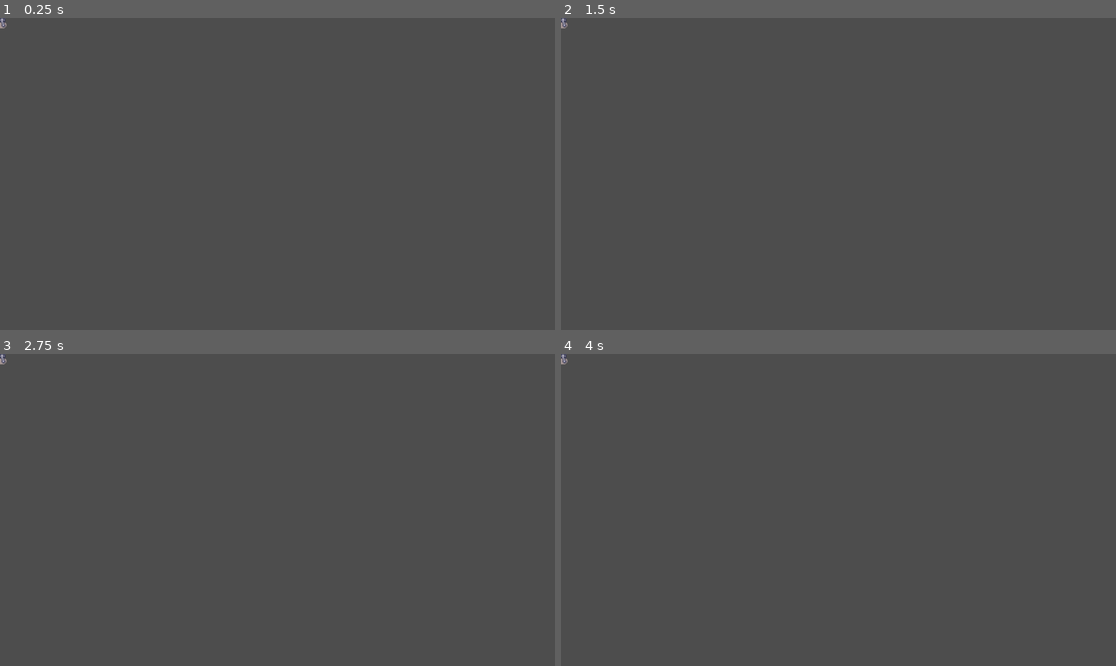
Above: before the commit, frames 1-4 (two rows, left to right).
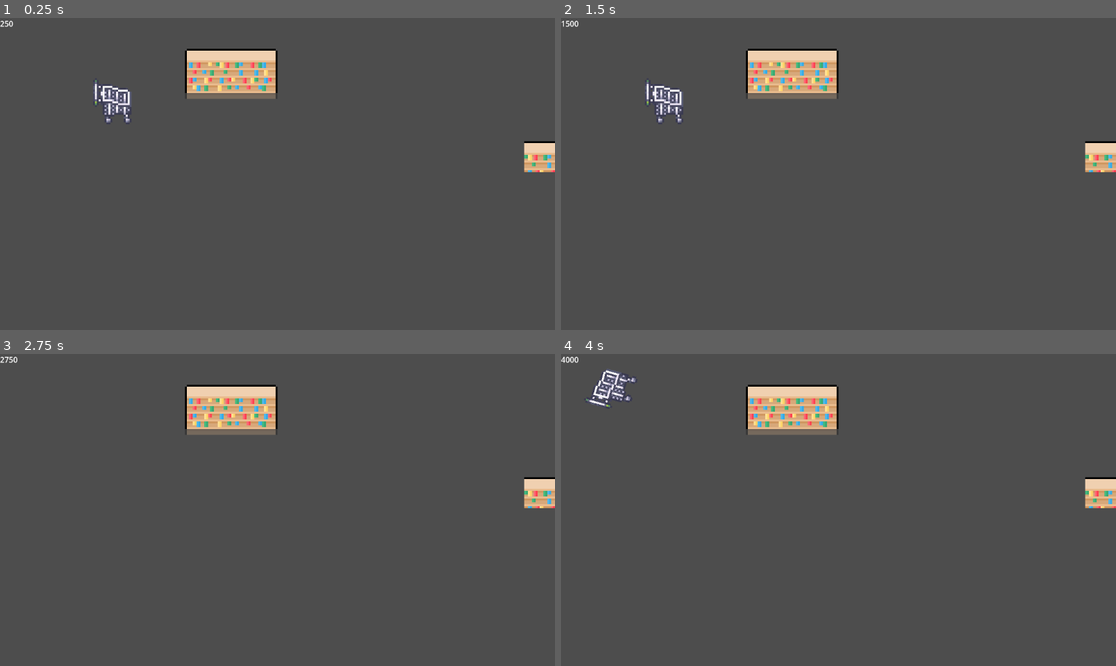
Above: after the commit, the same moments.

Repository: LaterNerds/Shopping-Fever
Game: Godot game, scene res://main.tscn
Two runs of this game, one before a commit and one after it. Both use one fixed random seed, a clock stepped at 60 frames per second and the inputs below. Before the commit the project starts from res://player.tscn.
Inputs:
- Up to frame 1 (0.25 s): no input
- Up to frame 2 (1.5 s): tap Enter at 0.5 s; hold Right (ui_right) 0.53-1.28 s; hold Down (ui_down) from 1.28 s (still down)
- Up to frame 3 (2.75 s): release Down (ui_down) at 2.03 s; hold Right (ui_right) from 2.03 s (still down)
- Up to frame 4 (4 s): release Right (ui_right) at 2.78 s; hold Up (ui_up) 2.78-3.53 s; hold Left (ui_left) from 3.53 s (still down)

The runs differ from the first frame. In frame 1, 3.7% of the frame differs, in the area x 0-100%, y 0-50%; in frame 2, 3.7%; in frame 3, 3.3%; in frame 4, 3.7%.

Commit message:
Finished character added toilet paper score and started tilemap

Diff:
--- a/main.tscn
+++ b/main.tscn
@@ -1,9 +1,102 @@
-[gd_scene load_steps=2 format=3 uid="uid://c7l44jw8sgxaj"]
+[gd_scene load_steps=7 format=3 uid="uid://c7l44jw8sgxaj"]
 
 [ext_resource type="PackedScene" uid="uid://d1q3cybc6221n" path="res://player.tscn" id="1_fmhl6"]
+[ext_resource type="PackedScene" uid="uid://c6him0ko0ctas" path="res://paper.tscn" id="2_o2xui"]
+[ext_resource type="Script" path="res://score.gd" id="3_u5hn7"]
+[ext_resource type="Texture2D" uid="uid://bjgx1udo5e1y4" path="res://MarketSet_Tileset.png" id="4_m08uq"]
+
+[sub_resource type="TileSetAtlasSource" id="TileSetAtlasSource_pf8oo"]
+texture = ExtResource("4_m08uq")
+0:0/0 = 0
+1:0/0 = 0
+2:0/0 = 0
+3:0/0 = 0
+4:0/0 = 0
+5:0/0 = 0
+6:0/0 = 0
+0:1/0 = 0
+1:1/0 = 0
+2:1/0 = 0
+3:1/0 = 0
+4:1/0 = 0
+5:1/0 = 0
+6:1/0 = 0
+0:2/0 = 0
+1:2/0 = 0
+2:2/0 = 0
+3:2/0 = 0
+4:2/0 = 0
+5:2/0 = 0
+6:2/0 = 0
+0:3/0 = 0
+1:3/0 = 0
+2:3/0 = 0
+3:3/0 = 0
+4:3/0 = 0
+5:3/0 = 0
+6:3/0 = 0
+0:4/0 = 0
+1:4/0 = 0
+2:4/0 = 0
+3:4/0 = 0
+4:4/0 = 0
+5:4/0 = 0
+6:4/0 = 0
+0:5/0 = 0
+1:5/0 = 0
+2:5/0 = 0
+3:5/0 = 0
+4:5/0 = 0
+5:5/0 = 0
+6:5/0 = 0
+0:6/0 = 0
+1:6/0 = 0
+2:6/0 = 0
+3:6/0 = 0
+4:6/0 = 0
+5:6/0 = 0
+6:6/0 = 0
+0:7/0 = 0
+1:7/0 = 0
+2:7/0 = 0
+3:7/0 = 0
+4:7/0 = 0
+5:7/0 = 0
+6:7/0 = 0
+0:8/0 = 0
+1:8/0 = 0
+2:8/0 = 0
+3:8/0 = 0
+4:8/0 = 0
+5:8/0 = 0
+6:8/0 = 0
+0:9/0 = 0
+1:9/0 = 0
+2:9/0 = 0
+3:9/0 = 0
+4:9/0 = 0
+5:9/0 = 0
+6:9/0 = 0
+
+[sub_resource type="TileSet" id="TileSet_qqa3a"]
+sources/0 = SubResource("TileSetAtlasSource_pf8oo")
 
 [node name="Node2D" type="Node2D"]
 
-[node name="CharacterBody2D" parent="." instance=ExtResource("1_fmhl6")]
+[node name="player" parent="." instance=ExtResource("1_fmhl6")]
 texture_filter = 1
 position = Vector2(250, 182)
+
+[node name="paper" parent="." instance=ExtResource("2_o2xui")]
+
+[node name="score" type="Label" parent="."]
+offset_right = 40.0
+offset_bottom = 23.0
+script = ExtResource("3_u5hn7")
+
+[node name="TileMap" type="TileMap" parent="."]
+texture_filter = 1
+scale = Vector2(4, 4)
+tile_set = SubResource("TileSet_qqa3a")
+format = 2
+layer_0/tile_data = PackedInt32Array(262161, 262144, 2, 65542, 196608, 2, 131078, 196608, 3, 65543, 262144, 2, 131079, 262144, 3, 65544, 327680, 2, 131080, 327680, 3)
--- /dev/null
+++ b/paper.gd
@@ -0,0 +1,5 @@
+extends StaticBody2D
+
+func _on_area_2d_area_entered(area):
+	queue_free()
+	get_node("../score").add_score(10000)
--- /dev/null
+++ b/paper.tscn
@@ -0,0 +1,24 @@
+[gd_scene load_steps=4 format=3 uid="uid://c6him0ko0ctas"]
+
+[ext_resource type="Script" path="res://paper.gd" id="1_c5h5p"]
+[ext_resource type="Texture2D" uid="uid://wwocqw7g0a2g" path="res://pixel-art-style-18-bit-toilet-paper-vector_682225-83.png" id="1_fbon7"]
+
+[sub_resource type="RectangleShape2D" id="RectangleShape2D_34njs"]
+size = Vector2(385.714, 428.571)
+
+[node name="paper" type="StaticBody2D"]
+position = Vector2(463, 126)
+scale = Vector2(0.07, 0.07)
+script = ExtResource("1_c5h5p")
+
+[node name="paper" type="Sprite2D" parent="."]
+texture_filter = 1
+texture = ExtResource("1_fbon7")
+
+[node name="Area2D" type="Area2D" parent="."]
+position = Vector2(0, -0.00012207)
+
+[node name="CollisionShape2D" type="CollisionShape2D" parent="Area2D"]
+shape = SubResource("RectangleShape2D_34njs")
+
+[connection signal="area_entered" from="Area2D" to="." method="_on_area_2d_area_entered"]
--- a/player.gd
+++ b/player.gd
@@ -1,16 +1,15 @@
 extends CharacterBody2D
 
-var wheel_base = 20
+var wheel_base = 30
 var steering_angle = 15
-var engine_power = 900
-var friction = -55
+var engine_power = 400
+var friction = -20
 var drag = -0.06
 var braking = -450
 var max_speed_reverse = 250
 var slip_speed = 400
 var traction_fast = 2.5
 var traction_slow = 10
-var max_speed = 600  # Maximum speed limit for the car
 
 var acceleration = Vector2.ZERO
 var steer_direction
@@ -20,22 +19,23 @@
 	get_input()
 	apply_friction(delta)
 	calculate_steering(delta)
-	move_and_slide()  # Apply sliding
+	velocity += acceleration * delta
+	move_and_slide()
 
 func apply_friction(delta):
 	if acceleration == Vector2.ZERO and velocity.length() < 50:
 		velocity = Vector2.ZERO
-	var friction_force = -velocity.normalized() * friction * delta  # Note the negative sign
-	var drag_force = -velocity * drag * delta  # Note the negative sign
+	var friction_force = velocity * friction * delta
+	var drag_force = velocity * velocity.length() * drag * delta
 	acceleration += drag_force + friction_force
 
 func get_input():
-	var turn = Input.get_action_strength("ui_left") - Input.get_action_strength("ui_right")  # Use action strength for smoother steering
+	var turn = Input.get_axis("ui_left", "ui_right")
 	steer_direction = turn * deg_to_rad(steering_angle)
-	if Input.is_action_pressed("ui_up") and velocity.length() < max_speed:
-		acceleration += transform.x.normalized() * engine_power
+	if Input.is_action_pressed("ui_up"):
+		acceleration = transform.x * engine_power
 	if Input.is_action_pressed("ui_down"):
-		acceleration += transform.x.normalized() * braking
+		acceleration = transform.x * braking
 
 func calculate_steering(delta):
 	var rear_wheel = position - transform.x * wheel_base / 2.0
@@ -43,15 +43,13 @@
 	rear_wheel += velocity * delta
 	front_wheel += velocity.rotated(steer_direction) * delta
 	var new_heading = rear_wheel.direction_to(front_wheel)
-	var traction
+	var traction = traction_slow
 	if velocity.length() > slip_speed:
 		traction = traction_fast
-	else:
-		traction = traction_slow
-
 	var d = new_heading.dot(velocity.normalized())
 	if d > 0:
 		velocity = lerp(velocity, new_heading * velocity.length(), traction * delta)
-	else:
+	if d < 0:
 		velocity = -new_heading * min(velocity.length(), max_speed_reverse)
-	rotation = new_heading.angle()  # Align car rotation with its direction
+#	velocity = new_heading * velocity.length()
+	rotation = new_heading.angle()
--- a/player.tscn
+++ b/player.tscn
@@ -4,14 +4,20 @@
 [ext_resource type="Texture2D" uid="uid://tdfvar64rf7n" path="res://AiBJha.png" id="2_4p58o"]
 
 [sub_resource type="RectangleShape2D" id="RectangleShape2D_aiv5i"]
+size = Vector2(41, 49)
 
 [node name="player" type="CharacterBody2D"]
+scale = Vector2(2, 2)
 script = ExtResource("1_nadho")
 
 [node name="Sprite2D" type="Sprite2D" parent="."]
+texture_filter = 1
 texture = ExtResource("2_4p58o")
 hframes = 3
 vframes = 2
 
-[node name="CollisionShape2D" type="CollisionShape2D" parent="."]
+[node name="Area2D" type="Area2D" parent="."]
+
+[node name="CollisionShape2D" type="CollisionShape2D" parent="Area2D"]
+position = Vector2(-8.5, -4.5)
 shape = SubResource("RectangleShape2D_aiv5i")
--- a/project.godot
+++ b/project.godot
@@ -11,7 +11,7 @@
 [application]
 
 config/name="Shopping Fever"
-run/main_scene="res://player.tscn"
+run/main_scene="res://main.tscn"
 config/features=PackedStringArray("4.2", "Forward Plus")
 config/icon="res://icon.svg"
 
--- /dev/null
+++ b/score.gd
@@ -0,0 +1,13 @@
+extends Label
+
+var score = 0
+
+func _process(delta):
+	score += delta
+	set_text(str(round_to_dec(score, 3) * 1000))
+
+func round_to_dec(num, digit):
+	return round(num * pow(10.0, digit)) / pow(10.0, digit)
+
+func add_score(amount):
+	score += amount / 1000
Binary file changed: AiBJha.png
Binary file added: MarketSet_Tileset.png
Not shown, added: MarketSet_Tileset.png.import
Binary file added: pixel-art-style-18-bit-toilet-paper-vector_682225-83.png
Not shown, added: pixel-art-style-18-bit-toilet-paper-vector_682225-83.png.import
Not shown, added: pixel-art-style-18-bit-toilet-paper-vector_682225-83.avif
